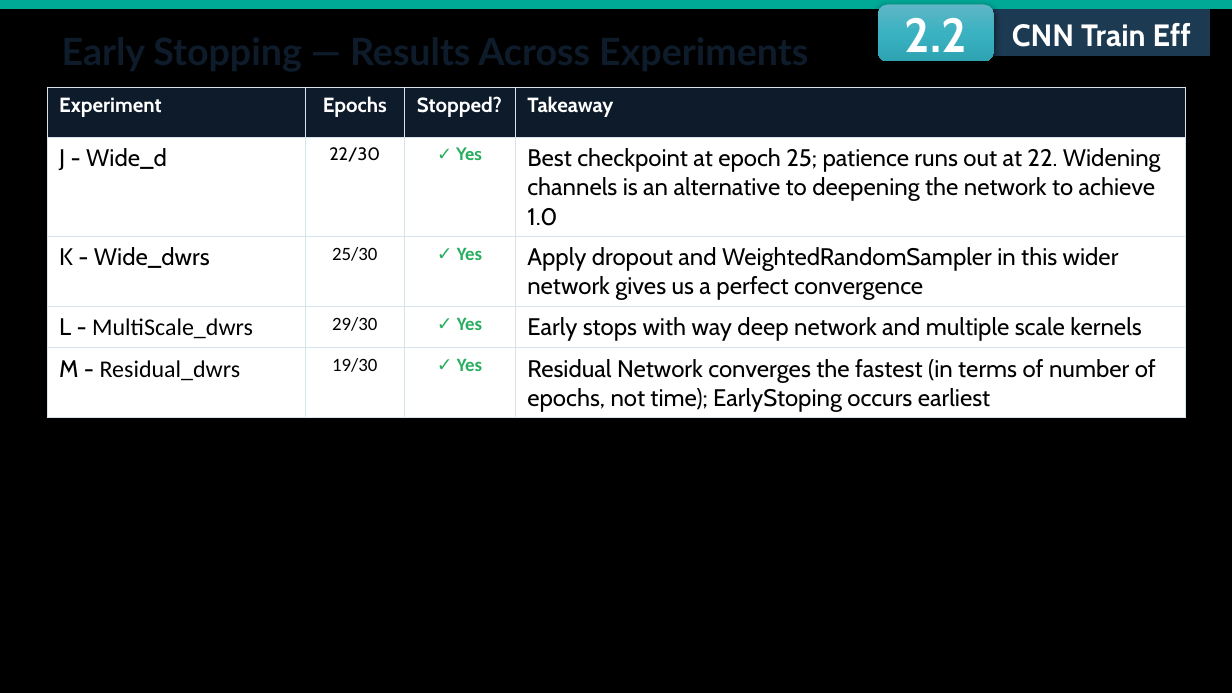
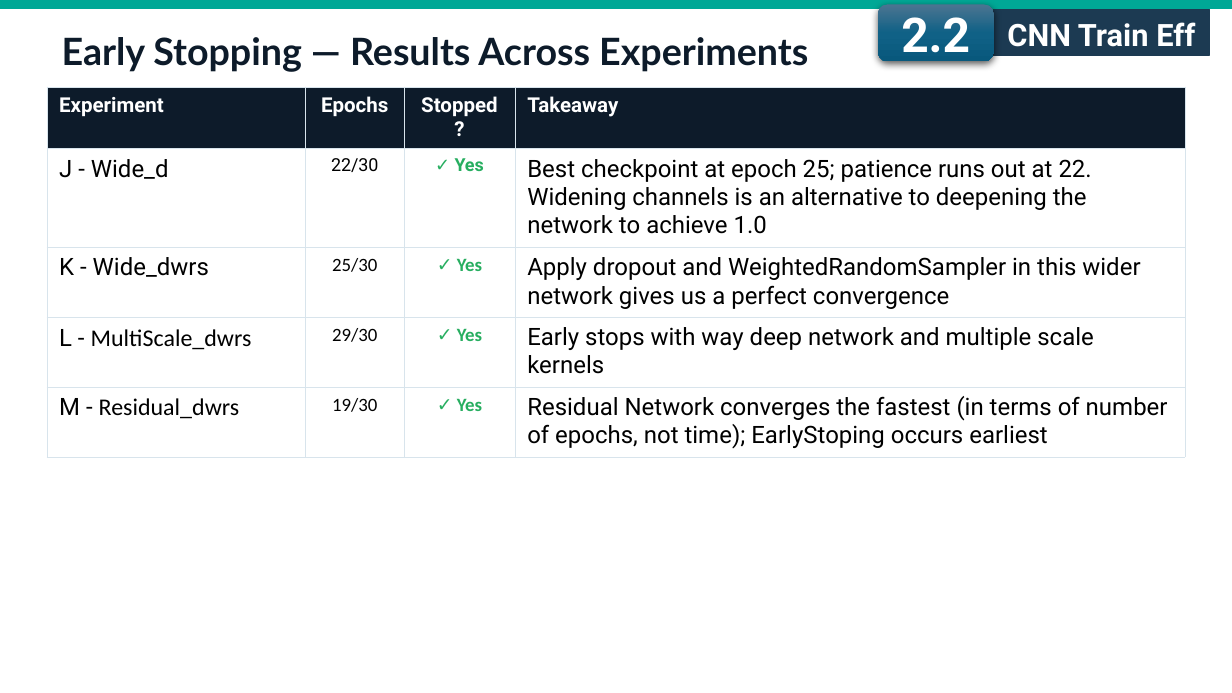
Before and after one commit to fmssilva/DL_Proj, a slide deck: slide 49 of assignment_1/task3/Task3_report.pptx. Drawn at 1232x693 pixels with LibreOffice and Linux fonts; fonts in the diff are those of the drawing. Boxes give left, top, right and bottom in pixels: in the first picture for what was removed or moved away, otherwise in the second. Text is boxed around its words. In the diff, an @@ line names an element or a change of style, - is before the commit and + after.

```diff
--- a/assignment_1/task3/Task3_report.pptx
+++ b/assignment_1/task3/Task3_report.pptx
@@ background #000000 to #FFFFFF @@
@@ rounded rectangle "2.2" at (878, 5, 994, 62): font Cabin to Roboto; fill gradient #5FB7C5 to #3BB3C3 to #2FA3B3 to gradient #4C7591 to #106287 to #09597D @@
@@ rectangle "CNN Train Eff" at (993, 10, 1210, 55): font Cabin to Roboto @@
@@ text added at (62, 37, 808, 72), 22 pt, text #0D1B2A, bold @@
+Early Stopping — Results Across Experiments
@@ table at (47, 86, 1185, 452) @@
@@ font Cabin to Roboto in "Experiment", "Epochs", "Stopped?", "Takeaway" and 10 more places @@
```
Also in this commit, not shown: 61 other slides changed, 2 other files.
